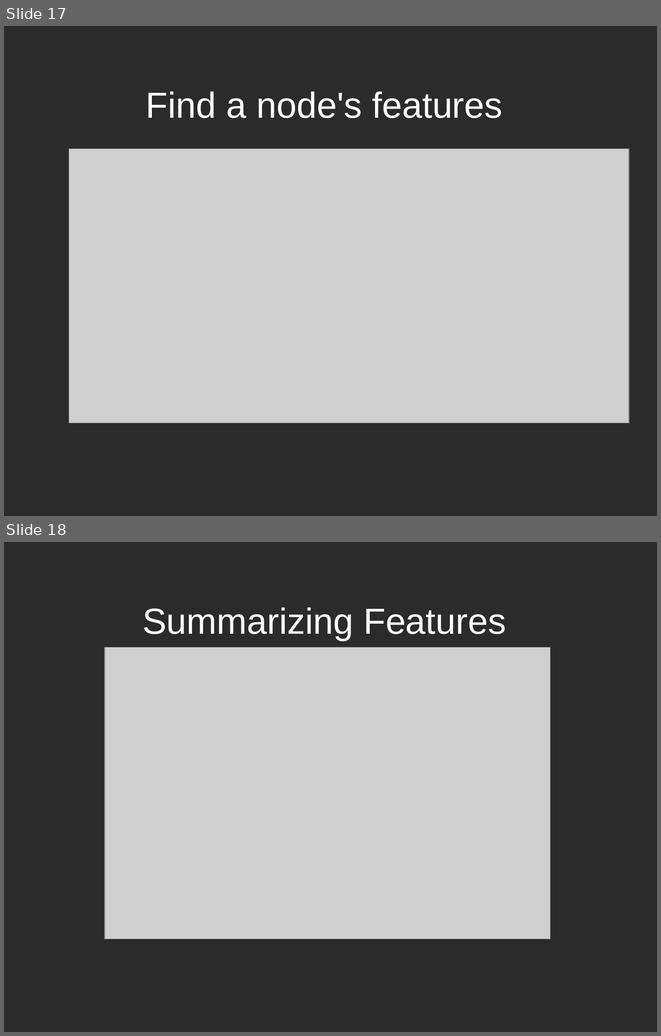
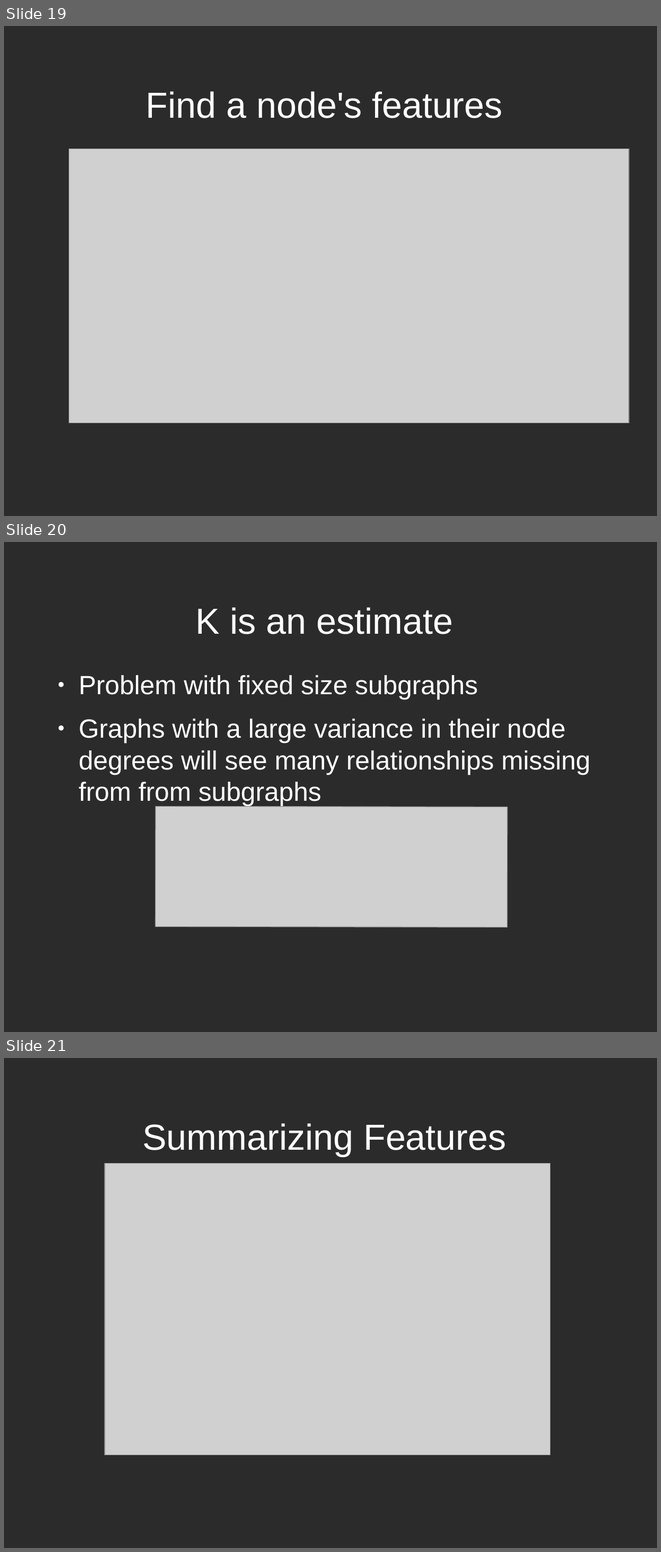
Before and after one commit to jaemuzzin/plagnn, a slide deck: presentation final.odp. Shown one above the other, each under a label of ours: slides 17 and 18 before the commit, slides 19, 20 and 21 after it. The pictures are 661x1036 and 661x1552 pixels, drawn with LibreOffice and Linux fonts; fonts in the diff are those of the drawing; grey boxes stand for pictures; background and template pictures are left out; a plain dark background stands for a picture behind light text. Boxes give left, top, right and bottom in pixels: in the first picture for what was removed or moved away, otherwise in the second. Text is boxed around its words. In the diff, an @@ line names an element or a change of style, - is before the commit and + after.

```diff
--- a/presentation final.odp
+++ b/presentation final.odp
@@ slide 20 added at <box>4,542,657,1032</box>, background picture (left out) @@
@@ title added at <box>196,607,453,634</box>, 44 pt, text #FFFFFF @@
+K is an estimate
@@ text added at <box>79,675,590,806</box>, 32 pt, text #FFFFFF @@
+● Problem with fixed size subgraphs
+● Graphs with a large variance in their node degrees will see many relationships missing from from subgraphs
@@ picture added at <box>156,806,508,927</box> @@
@@ what was slide 17 is now slide 19 @@
@@ what was slide 18 is now slide 21 @@
```
Also in this commit, not shown: 1 slide changed, 3 other slides added, 1 other file.
